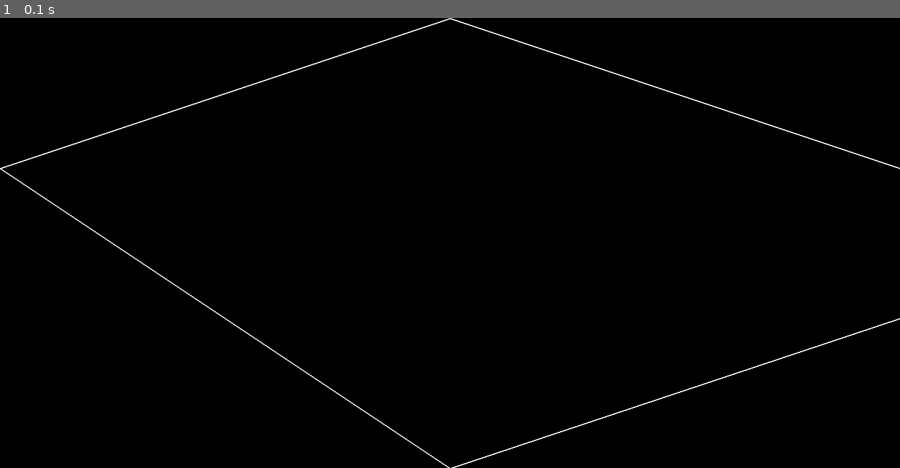
Above: before the commit, frame 1.
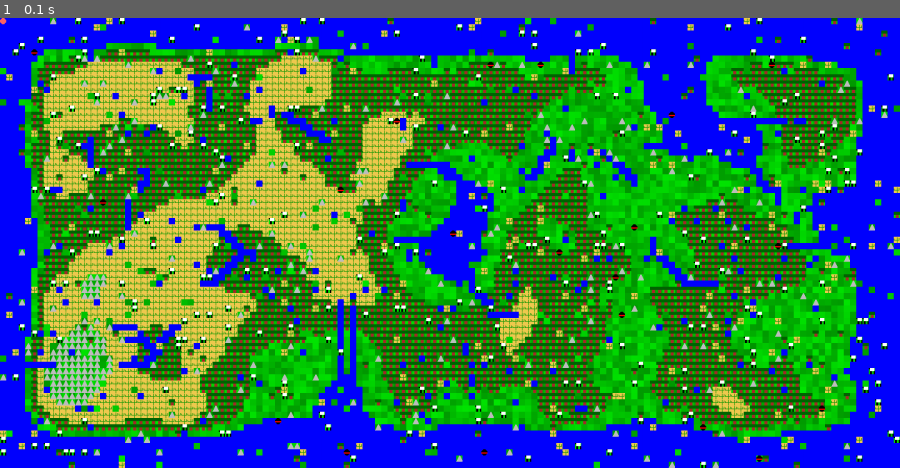
Above: after the commit, the same moment.

Repository: briankardon/GenesisIsland
Game: pygame game, started from genisis_island.py
Same seed, same stepped clock (60 frames per second), same inputs: the game is played once before the commit and once after it.
Inputs:
- Up to frame 1 (0.1 s): no input

The runs differ from the first frame. In frame 1, 100% of the frame differs, in the area x 0-100%, y 0-100%.

Commit message:
Added Traveler sleeping, fixed off-map entity bug

Diff:
--- a/GenesisUtils.py
+++ b/GenesisUtils.py
@@ -54,6 +54,7 @@
         self.image = None
         self.rect = None
         self.color = 'black'
+        self.t = 0
         self.update_image()
         self.update_rect()
 
@@ -94,6 +95,7 @@
         return kill
 
     def update(self):
+        self.t += 1
         x0, y0 = self.x, self.y
         if self.x < self.gox:
             self.x += self.speed
@@ -130,9 +132,10 @@
         super().__init__(*args, **kwargs)
         self.color = 'purple'
         self.plan = []
+        self.wake_time = 0
 
     def move(self):
-        if not self.moving:
+        if not self.moving and self.t > self.wake_time:
             # Not currently moving, pick a destination
             if len(self.plan) == 0:
                 self.make_plan()
@@ -140,17 +143,15 @@
             if len(self.plan) > 0:
                 self.gox, self.goy = self.plan.pop(0)
                 self.moving = True
+            else:
+                # Failed to make plan, go to sleep
+                self.wake_time = self.t + 1000
         return False
 
     def make_plan(self, destination=None):
         if destination is None:
             destination = self.board.get_random_point()
-            print('destination:', destination.tile_coords)
-        print((self.x, self.y), destination.tile_coords)
-        try:
-            self.plan = self.board.find_path((int(self.x), int(self.y)), destination.tile_coords)
-        except IndexError:
-            breakpoint()
+        self.plan = self.board.find_path((int(self.x), int(self.y)), destination.tile_coords)
 
 class Adjust:
     def __init__(self,x,y,node,width,height,start=0,color='white'):
--- a/genisis_island.py
+++ b/genisis_island.py
@@ -57,7 +57,7 @@
     test=Adjust(100,200,0.5,1440,720)
 
     for k in range(20):
-        peeps.add(Traveler(randint(1,144),randint(1,72),board))
+        peeps.add(Traveler(randint(0,143),randint(0,71),board))
     space=0
     label = Label(text="Menu")
     speed_slider = SliderControl(name="Speed", min=3, max=10, value=5,
